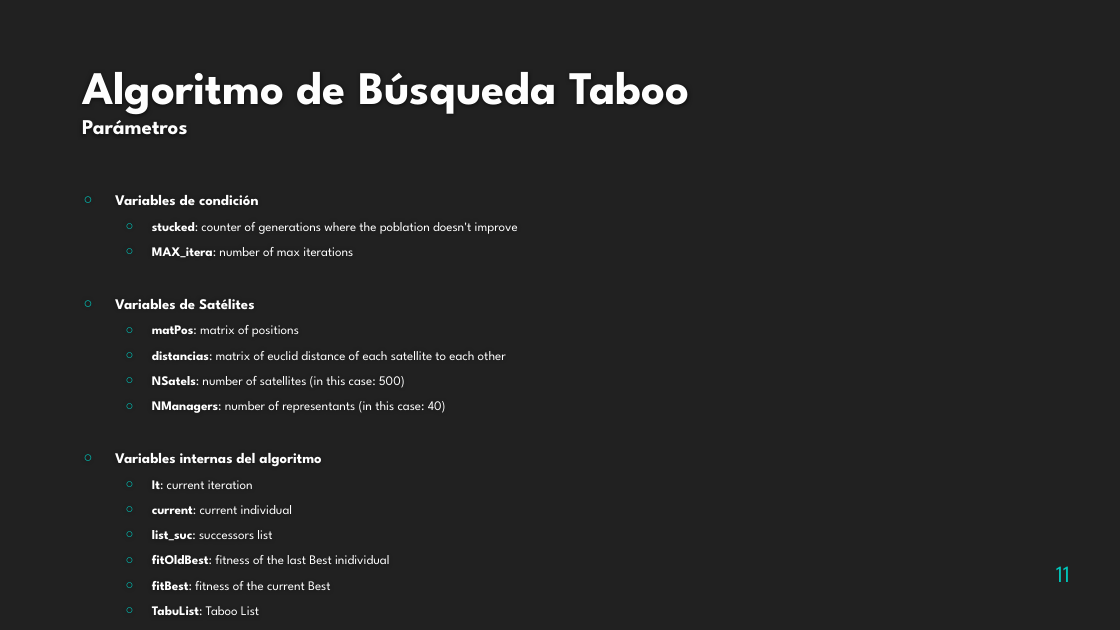
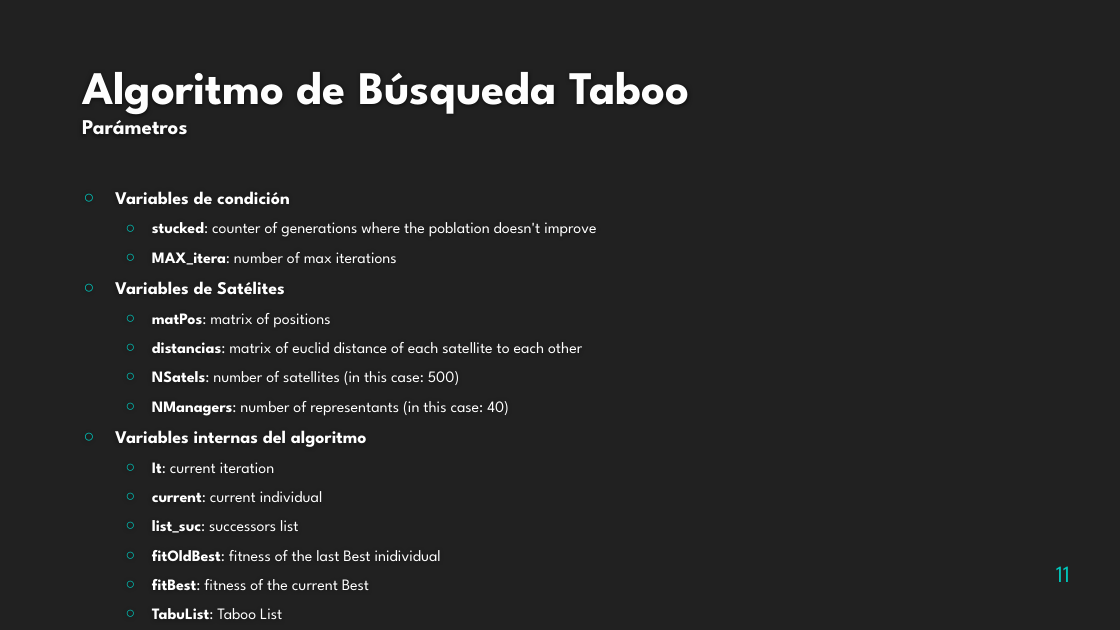
Before and after one commit to rafaroman18/SatellitesIS, a slide deck: slide 11 of TrabajoSI.pptx. Drawn at 1120x630 pixels with LibreOffice and Linux fonts; fonts in the diff are those of the drawing; background and template pictures are left out. Boxes give left, top, right and bottom in pixels: in the first picture for what was removed or moved away, otherwise in the second. Text is boxed around its words. In the diff, an @@ line names an element or a change of style, - is before the commit and + after.

```diff
--- a/TrabajoSI.pptx
+++ b/TrabajoSI.pptx
@@ text "Variables de condición" at <box>115,222,596,590</box>: size 12.6 to 15.3 pt in "Variables de condición", "Variables de Satélites", "Variables internas del algoritmo"; size 11.2 to 13.6 pt in "stucked: counter of generations where the poblation ...", "MAX_itera: number of max iterations", "matPos: matrix of positions", "distancias: matrix of euclid distance of each ..." and 8 more places @@
```
Also in this commit, not shown: 1 other slide changed.
